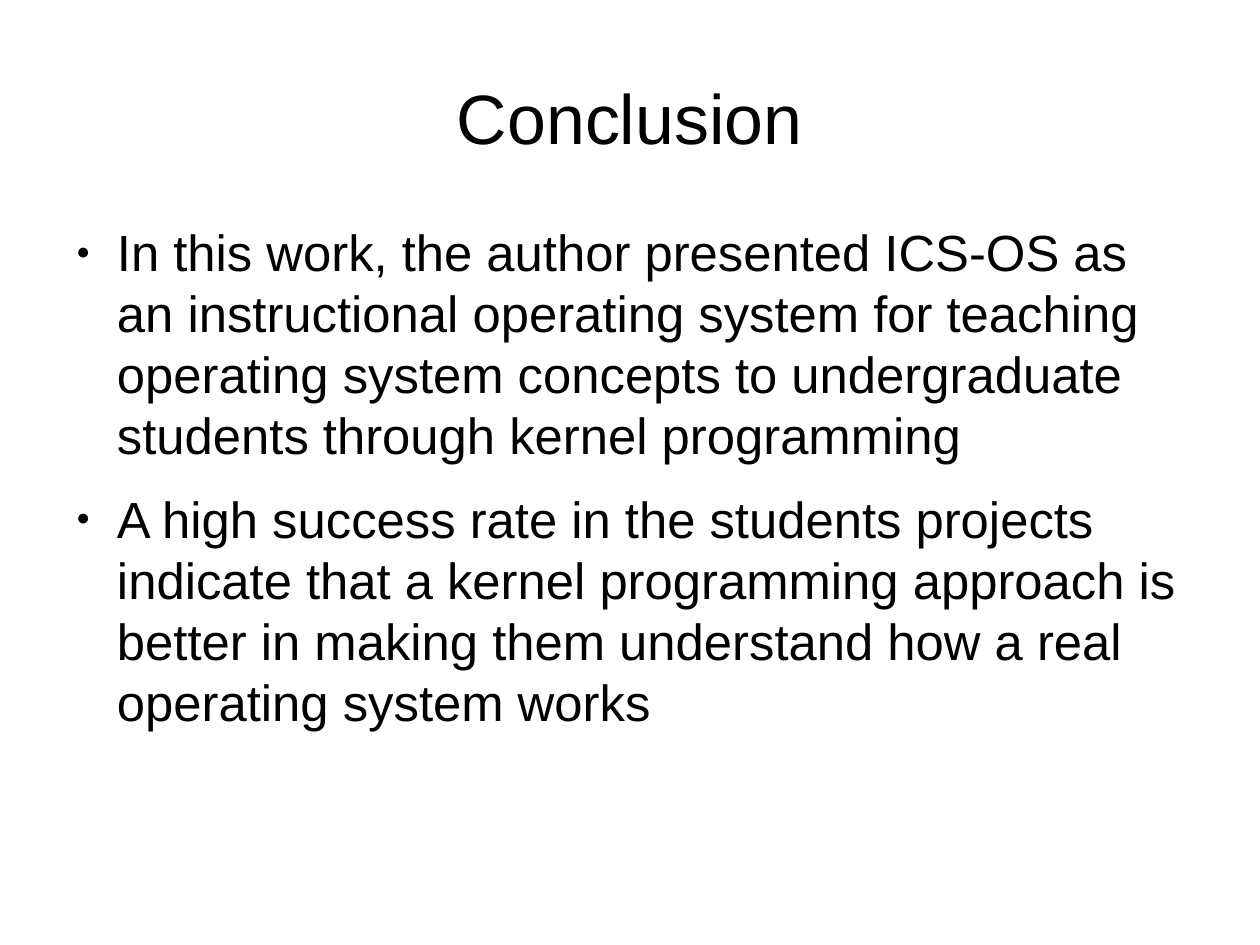
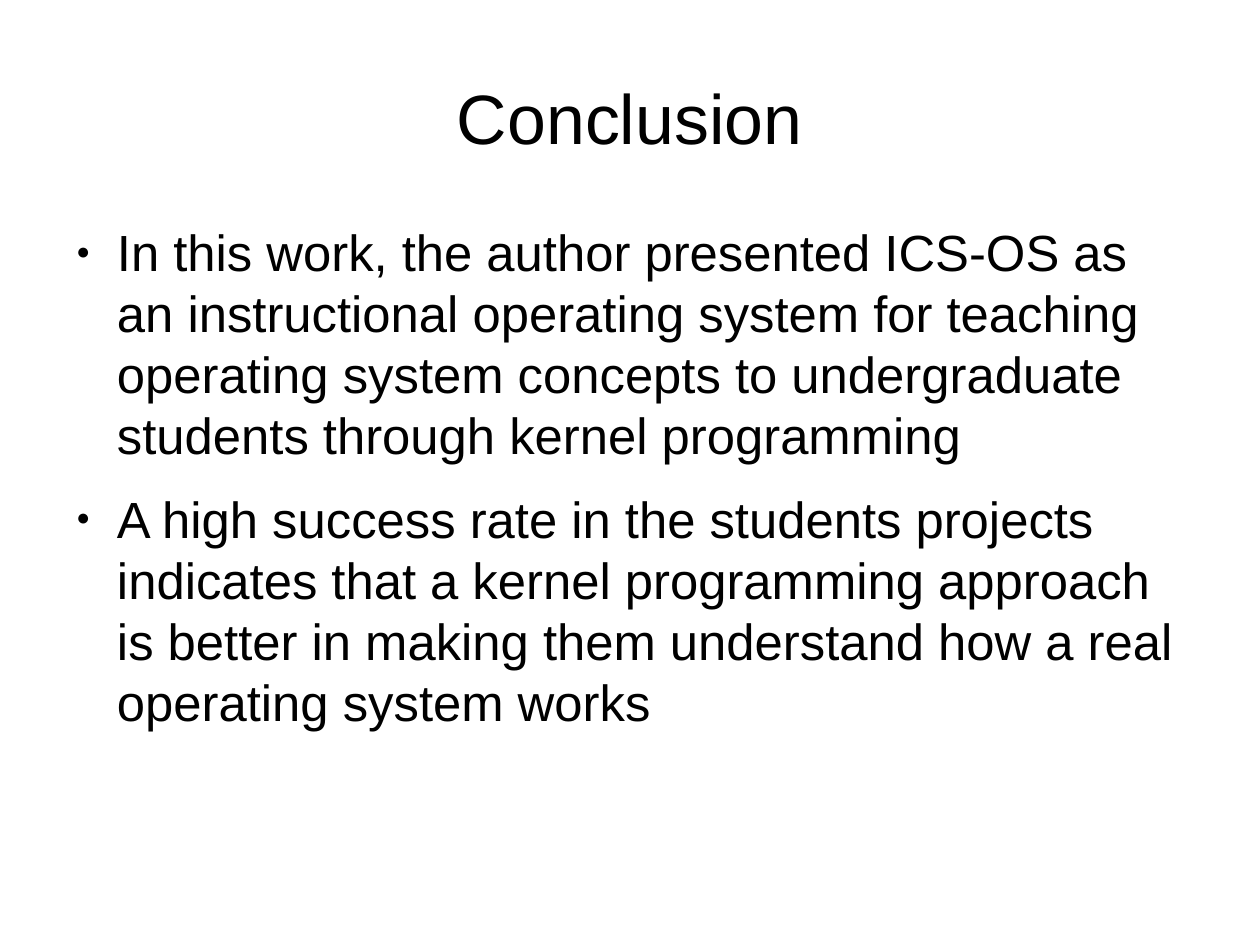
Before and after one commit to jachermocilla/jach-homepage, a slide deck: slide 13 of jach-ncite09-slides.odp. Drawn at 1260x945 pixels with LibreOffice and Linux fonts; fonts in the diff are those of the drawing. Boxes give left, top, right and bottom in pixels: in the first picture for what was removed or moved away, otherwise in the second. Text is boxed around its words. In the diff, an @@ line names an element or a change of style, - is before the commit and + after.

```diff
--- a/jach-ncite09-slides.odp
+++ b/jach-ncite09-slides.odp
@@ text at box(117, 501, 1173, 731): text changed @@
-● A high success rate in the students projects indicate that a kernel programming approach is better in making them understand how a real operating system works
+● A high success rate in the students projects indicates that a kernel programming approach is better in making them understand how a real operating system works
```
